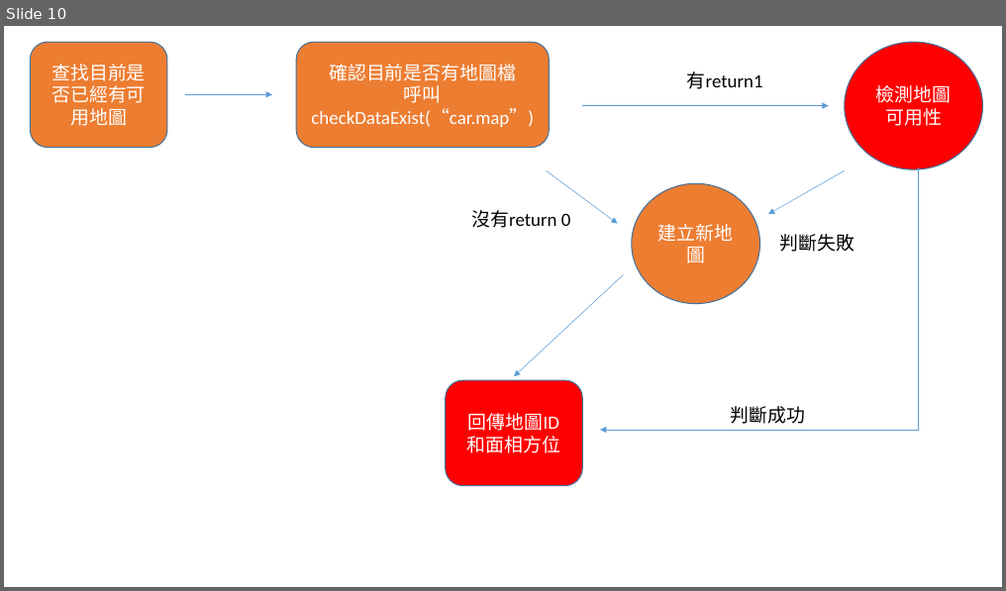
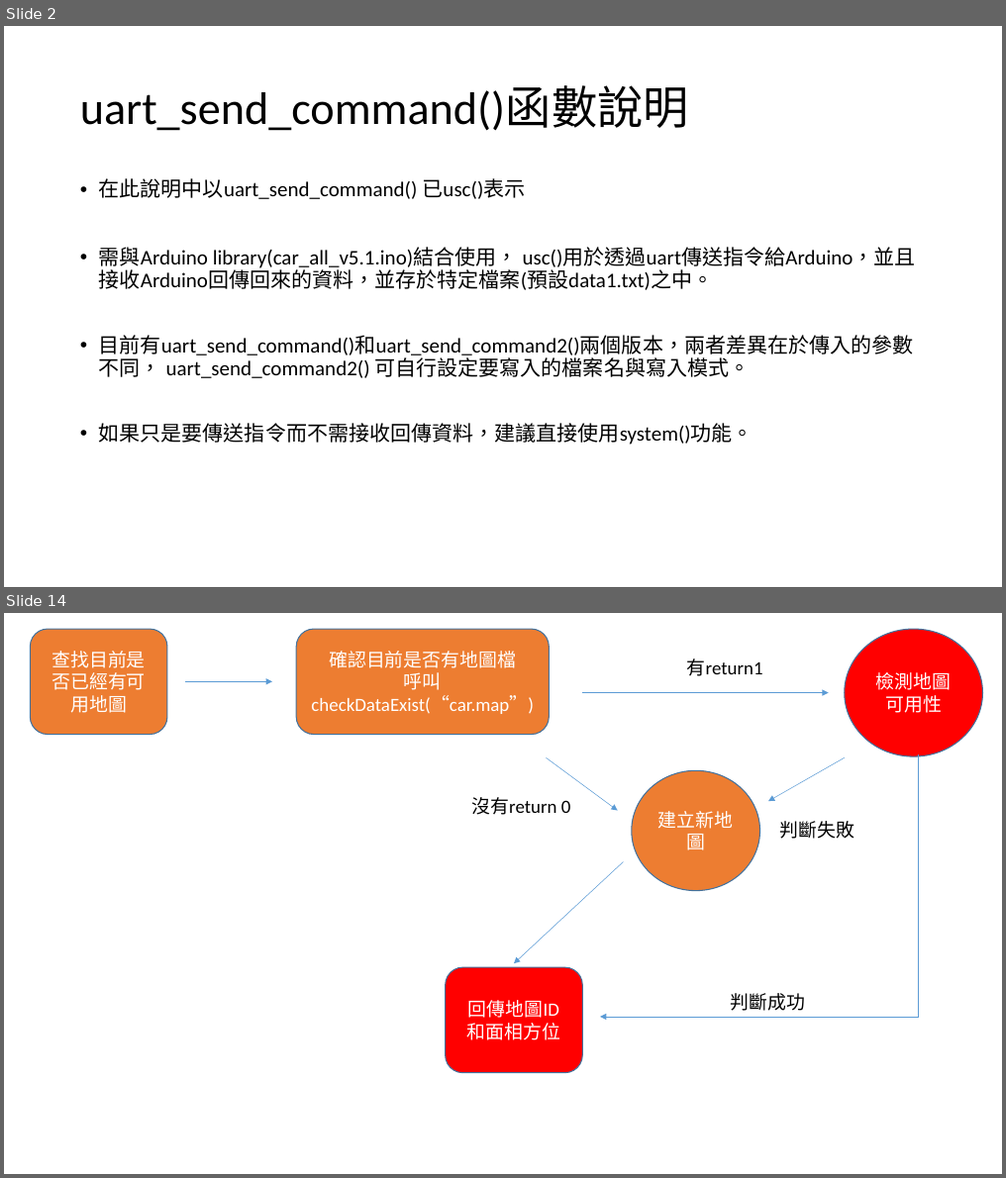
Before and after one commit to mskhrk/nttu_smartCar, a slide deck: document/運作流程圖.pptx. Shown one above the other, each under a label of ours: slide 10 before the commit, slides 2 and 14 after it; the slides between them are not shown. The pictures are 1006x591 and 1006x1178 pixels, drawn with LibreOffice and Linux fonts; fonts in the diff are those of the drawing. Boxes give left, top, right and bottom in pixels: in the first picture for what was removed or moved away, otherwise in the second. Text is boxed around its words. In the diff, an @@ line names an element or a change of style, - is before the commit and + after.

Commit message:
20180603
文件更新
開始 檢測目前位置與方位功能建置

```diff
--- a/document/運作流程圖.pptx
+++ b/document/運作流程圖.pptx
@@ slide 2 added at (4, 26, 1002, 587), background #FFFFFF @@
@@ title added at (80, 86, 689, 131), 44 pt, text #000000 @@
+uart_send_command()函數說明
@@ text added at (99, 178, 916, 445), 20 pt, text #000000 @@
+• 在此說明中以uart_send_command() 已usc()表示
+• 需與Arduino library(car_all_v5.1.ino)結合使用， usc()用於透過uart傳送指令給Arduino，並且接收Arduino回傳回來的資料，並存於特定檔案(預設data1.txt)之中。
+• 目前有uart_send_command()和uart_send_command2()兩個版本，兩者差異在於傳入的參數不同， uart_send_command2() 可自行設定要寫入的檔案名與寫入模式。
+• 如果只是要傳送指令而不需接收回傳資料，建議直接使用system()功能。
@@ what was slide 10 is now slide 14 @@
```
Also in this commit, not shown: 10 slides changed, 3 other slides added, 2 slides removed, 3 other files.
